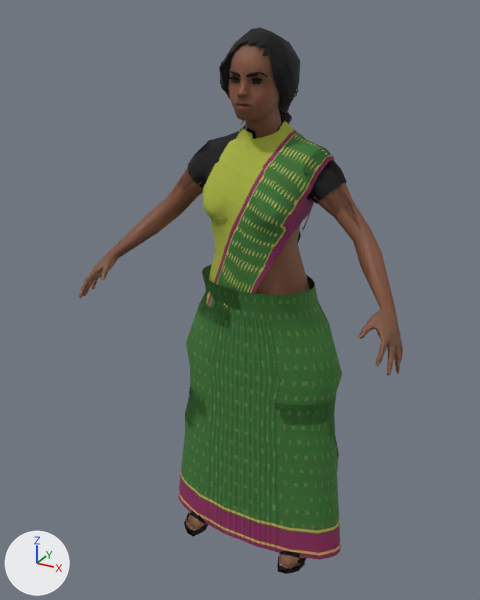
An edit to the glTF model godot-chennai/assets/people/flower_vendor.glb, drawn before and after from the same camera.
One viewpoint serves both versions: a 50 mm lens placed at (0.827, -1.662, 1.651), pointed at (-0.04, -0.086, 0.863). Every picture has the same lights, and +X, +Y and +Z are marked at lower left. The picture after the commit comes second. Vertices at exactly the same position are counted once.

The older version as bpy lines, for what is in view:
```python
me_body = bpy.data.meshes.new('Body')
me_body.from_pydata(...)  # 5685 vertices, 8207 faces; spans x -0.49..0.49, y -0.31..0.11, z 0.0..1.61
# faces by material slot: [2666, 5541]
me_body.materials.append(mat_skin)  # picture img_flower_vendor_skin
me_body.materials.append(mat_outfit)
me_body_lod1 = bpy.data.meshes.new('Body_LOD1')
me_body_lod1.from_pydata(...)  # 2641 vertices, 3387 faces; spans x -0.49..0.49, y -0.31..0.11, z 0.0..1.6
# faces by material slot: [1044, 2343]
me_body_lod1.materials.append(mat_skin)  # picture img_flower_vendor_skin
me_body_lod1.materials.append(mat_outfit)
ob_body = bpy.data.objects.new('Body', me_body)
ob_body.location = (0.0, 0.0, 0.0)
ob_body_lod1 = bpy.data.objects.new('Body_LOD1', me_body_lod1)
ob_body_lod1.location = (0.0, 0.0, 0.0)
```
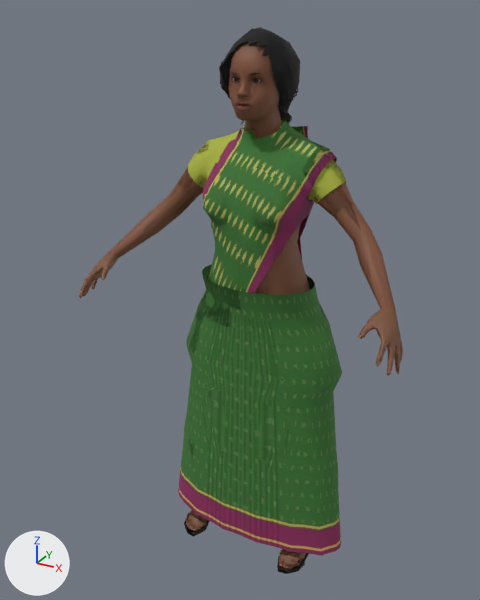
Where the change shows, as pixel boxes (x1, y1, x2, y2) in the pictures (480 x 600 px; the box of a moved part takes in the faces that stretch with it):
part 1 of me_body, added (mostly hidden): after (292, 126, 308, 259)
part 2 of me_body, moved or reshaped: before (178, 328, 342, 560); after (178, 326, 342, 555)
part 3 of me_body, surface changed: (186, 72, 347, 574) in both
part 4 of me_body_lod1, moved or reshaped: before (178, 305, 341, 564); after (178, 304, 341, 555)
part 5 of me_body_lod1, moved or reshaped: (239, 192, 275, 258) in both
part 6 of me_body_lod1, surface changed: (188, 72, 341, 572) in both

What changed in the scene script:
```text
Change me_body:
    used by ob_body; location = (0.0, 0.0, 0.0)
    remove me_body.from_pydata(...)  # 5685 vertices, 8207 faces; spans x -0.49..0.49, y -0.31..0.11, z 0.0..1.61
    add me_body.from_pydata(...)  # 5717 vertices, 8249 faces; spans x -0.49..0.49, y -0.31..0.12, z 0.0..1.61
    me_body part 1: a new loose piece of 32 vertices spanning x -0.21..0.09, y 0.03..0.12, z 0.63..1.35, in mat_outfit
    me_body part 2: 320 vertices moved from x -0.31..0.31, y -0.16..0.1, z 0.02..0.65 to x -0.31..0.31, y -0.16..0.1, z 0.04..0.66
    me_body part 3: 1710 kept faces spanning x -0.24..0.24, y -0.2..0.1, z 0.0..1.51 get new texture (UV) coordinates
Change me_body_lod1:
    used by ob_body_lod1; location = (0.0, 0.0, 0.0)
    remove me_body_lod1.from_pydata(...)  # 2641 vertices, 3387 faces; spans x -0.49..0.49, y -0.31..0.11, z 0.0..1.6
    add me_body_lod1.from_pydata(...)  # 2645 vertices, 3385 faces; spans x -0.49..0.49, y -0.31..0.12, z 0.0..1.6
    me_body_lod1 part 4: 21 vertices moved from x -0.27..0.27, y -0.15..0.09, z 0.02..0.67 to x -0.27..0.27, y -0.15..0.09, z 0.03..0.73; 165 vertices removed from x -0.31..0.31, y -0.18..0.09, z 0.02..0.79; 159 vertices added at x -0.31..0.31, y -0.16..0.09, z 0.04..0.8
    me_body_lod1 part 5: 2 vertices removed from x 0.03..0.06, y -0.17..-0.16, z 1.14; 1 vertex added at x 0.03, y -0.16, z 1.13
    me_body_lod1 part 6: 760 kept faces spanning x -0.24..0.24, y -0.2..0.11, z 0.0..1.51 get new texture (UV) coordinates
    other edits to the shape of me_body_lod1 do not show in these pictures
```
